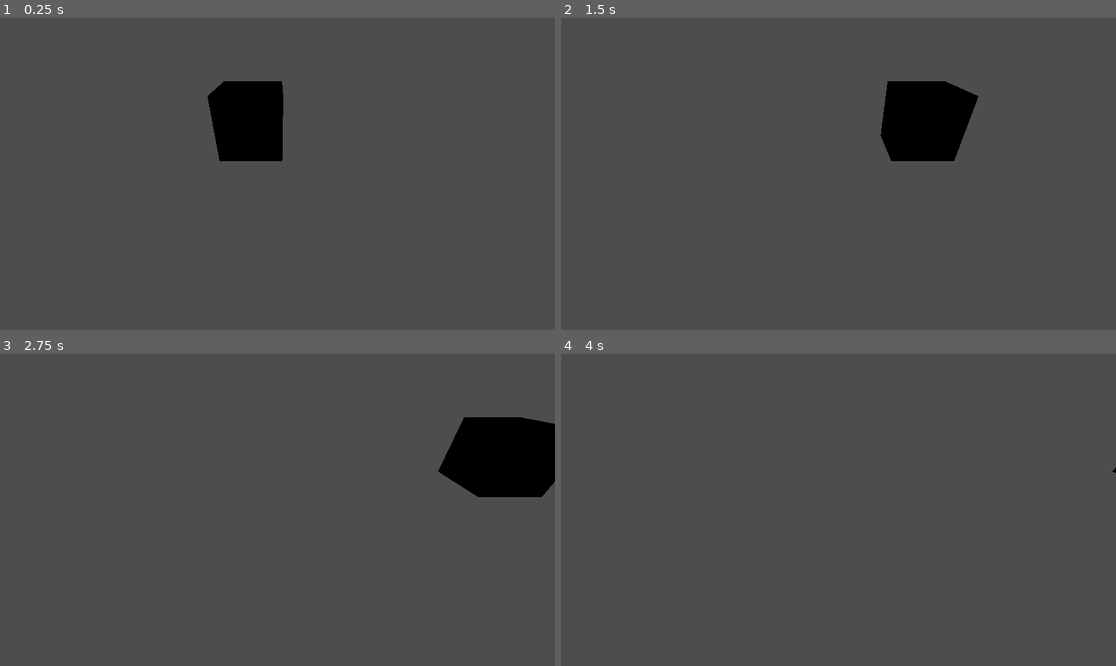
Above: before the commit, frames 1-4 (two rows, left to right).
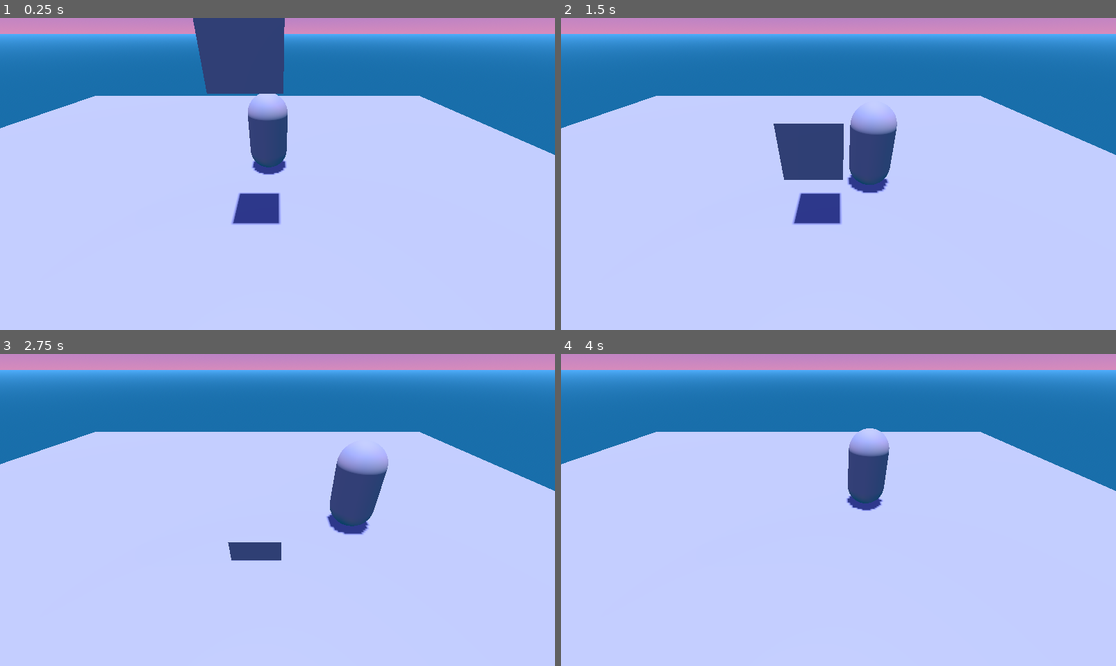
Above: after the commit, the same moments.

Repository: shamotte/rpg-death-jam
Game: Godot game, scene res://scenes/main_scene.tscn
Two runs of this game, one before a commit and one after it. Both use one fixed random seed, a clock stepped at 60 frames per second and the inputs below. Before the commit the project has no main scene; this scene is started directly in both runs.
Inputs:
- Up to frame 1 (0.25 s): no input
- Up to frame 2 (1.5 s): tap Enter at 0.5 s; hold Right (move_right, bound only after the commit) 0.53-1.28 s; tap Space at 0.6, 0.77, 1.07, 1.35 s; hold Down (move_down, bound only after the commit) from 1.28 s (still down)
- Up to frame 3 (2.75 s): tap Space at 1.52, 1.82, 2.1 s; release Down (move_down, bound only after the commit) at 2.03 s; hold Right (move_right, bound only after the commit) from 2.03 s (still down)
- Up to frame 4 (4 s): release Right (move_right, bound only after the commit) at 2.78 s; hold Up (move_up, bound only after the commit) 2.78-3.53 s; tap Space at 2.85, 3.02, 3.32, 3.6, 3.77 s; hold Left (move_left, bound only after the commit) from 3.53 s (still down)

The runs differ from the first frame. In frame 1, 100% of the frame differs, in the area x 0-100%, y 0-100%; in frame 2, 100%; in frame 3, 100%; in frame 4, 100%.

Commit message:
Basic world and player movement

Diff:
--- a/objects/anvil.tscn
+++ b/objects/anvil.tscn
@@ -13,7 +13,7 @@
 
 [node name="Mover" type="Node" parent="."]
 script = ExtResource("1_e7xfx")
-move_direction = Vector3(1, 0, 0)
+move_direction = Vector3(0, -1, 0)
 
 [node name="tickable" type="Node" parent="."]
 script = ExtResource("2_lfar4")
--- /dev/null
+++ b/objects/player/player.gd
@@ -0,0 +1,54 @@
+extends Node3D
+
+var move_tween: Tween
+
+func _input(event):
+	if event.is_action_pressed("move_left"):
+		TimeManager.progres_time(1)
+		if not move_tween:
+			move_tween.kill()
+
+		move_tween = get_tree().create_tween()
+		move_tween.tween_property(self, "global_position", global_position + Vector3(-1, 0, 0), 0.25)
+		move_tween.set_trans(Tween.TRANS_QUINT)
+		move_tween.set_ease(Tween.EASE_OUT_IN)
+
+	if event.is_action_pressed("move_right"):
+		TimeManager.progres_time(1)
+		if move_tween:
+			move_tween.kill()
+
+		move_tween = get_tree().create_tween()
+		move_tween.tween_property(self, "global_position", global_position + Vector3(1, 0, 0), 0.25)
+		move_tween.set_trans(Tween.TRANS_QUINT)
+		move_tween.set_ease(Tween.EASE_OUT_IN)
+
+	if event.is_action_pressed("move_up"):
+		TimeManager.progres_time(1)
+		if move_tween:
+			move_tween.kill()
+
+		move_tween = get_tree().create_tween()
+		move_tween.tween_property(self, "global_position", global_position + Vector3(0, 0, -1), 0.25)
+		move_tween.set_trans(Tween.TRANS_QUINT)
+		move_tween.set_ease(Tween.EASE_OUT_IN)
+
+	if event.is_action_pressed("move_down"):
+		TimeManager.progres_time(1)
+		if move_tween:
+			move_tween.kill()
+
+		move_tween = get_tree().create_tween()
+		move_tween.tween_property(self, "global_position", global_position + Vector3(0, 0, 1), 0.25)
+		move_tween.set_trans(Tween.TRANS_QUINT)
+		move_tween.set_ease(Tween.EASE_OUT_IN)
+
+
+# Called when the node enters the scene tree for the first time.
+func _ready() -> void:
+	pass # Replace with function body.
+
+
+# Called every frame. 'delta' is the elapsed time since the previous frame.
+func _process(delta: float) -> void:
+	pass
--- /dev/null
+++ b/objects/player/player.tscn
@@ -0,0 +1,12 @@
+[gd_scene load_steps=3 format=3 uid="uid://cxo04kudaw137"]
+
+[ext_resource type="Script" path="res://objects/player/player.gd" id="1_82gfj"]
+
+[sub_resource type="CapsuleMesh" id="CapsuleMesh_g4dq6"]
+
+[node name="Player" type="Node3D"]
+script = ExtResource("1_82gfj")
+
+[node name="MeshInstance3D" type="MeshInstance3D" parent="."]
+transform = Transform3D(1, 0, 0, 0, 1, 0, 0, 0, 1, 0, 1, 0)
+mesh = SubResource("CapsuleMesh_g4dq6")
--- a/project.godot
+++ b/project.godot
@@ -11,9 +11,42 @@
 [application]
 
 config/name="rpg-death-jam"
+run/main_scene="res://scenes/main_scene.tscn"
 config/features=PackedStringArray("4.3", "Forward Plus")
 config/icon="res://icon.svg"
 
 [autoload]
 
 TimeManager="*res://scripts/time_manager.gd"
+
+[input]
+
+move_left={
+"deadzone": 0.5,
+"events": [Object(InputEventKey,"resource_local_to_scene":false,"resource_name":"","device":-1,"window_id":0,"alt_pressed":false,"shift_pressed":false,"ctrl_pressed":false,"meta_pressed":false,"pressed":false,"keycode":0,"physical_keycode":4194319,"key_label":0,"unicode":0,"location":0,"echo":false,"script":null)
+, Object(InputEventKey,"resource_local_to_scene":false,"resource_name":"","device":-1,"window_id":0,"alt_pressed":false,"shift_pressed":false,"ctrl_pressed":false,"meta_pressed":false,"pressed":false,"keycode":0,"physical_keycode":65,"key_label":0,"unicode":97,"location":0,"echo":false,"script":null)
+]
+}
+move_right={
+"deadzone": 0.5,
+"events": [Object(InputEventKey,"resource_local_to_scene":false,"resource_name":"","device":-1,"window_id":0,"alt_pressed":false,"shift_pressed":false,"ctrl_pressed":false,"meta_pressed":false,"pressed":false,"keycode":0,"physical_keycode":4194321,"key_label":0,"unicode":0,"location":0,"echo":false,"script":null)
+, Object(InputEventKey,"resource_local_to_scene":false,"resource_name":"","device":-1,"window_id":0,"alt_pressed":false,"shift_pressed":false,"ctrl_pressed":false,"meta_pressed":false,"pressed":false,"keycode":0,"physical_keycode":68,"key_label":0,"unicode":100,"location":0,"echo":false,"script":null)
+]
+}
+move_up={
+"deadzone": 0.5,
+"events": [Object(InputEventKey,"resource_local_to_scene":false,"resource_name":"","device":-1,"window_id":0,"alt_pressed":false,"shift_pressed":false,"ctrl_pressed":false,"meta_pressed":false,"pressed":false,"keycode":0,"physical_keycode":4194320,"key_label":0,"unicode":0,"location":0,"echo":false,"script":null)
+, Object(InputEventKey,"resource_local_to_scene":false,"resource_name":"","device":-1,"window_id":0,"alt_pressed":false,"shift_pressed":false,"ctrl_pressed":false,"meta_pressed":false,"pressed":false,"keycode":0,"physical_keycode":87,"key_label":0,"unicode":119,"location":0,"echo":false,"script":null)
+]
+}
+move_down={
+"deadzone": 0.5,
+"events": [Object(InputEventKey,"resource_local_to_scene":false,"resource_name":"","device":-1,"window_id":0,"alt_pressed":false,"shift_pressed":false,"ctrl_pressed":false,"meta_pressed":false,"pressed":false,"keycode":0,"physical_keycode":4194322,"key_label":0,"unicode":0,"location":0,"echo":false,"script":null)
+, Object(InputEventKey,"resource_local_to_scene":false,"resource_name":"","device":-1,"window_id":0,"alt_pressed":false,"shift_pressed":false,"ctrl_pressed":false,"meta_pressed":false,"pressed":false,"keycode":0,"physical_keycode":83,"key_label":0,"unicode":115,"location":0,"echo":false,"script":null)
+]
+}
+
+[rendering]
+
+renderer/rendering_method="gl_compatibility"
+renderer/rendering_method.mobile="gl_compatibility"
--- a/scenes/main_scene.tscn
+++ b/scenes/main_scene.tscn
@@ -1,13 +1,43 @@
-[gd_scene load_steps=2 format=3 uid="uid://clorfymsvn4ce"]
+[gd_scene load_steps=7 format=3 uid="uid://clorfymsvn4ce"]
 
 [ext_resource type="PackedScene" uid="uid://xeoyjwfjd2s3" path="res://objects/anvil.tscn" id="1_abngx"]
+[ext_resource type="PackedScene" uid="uid://cxo04kudaw137" path="res://objects/player/player.tscn" id="2_6u2a3"]
+
+[sub_resource type="ProceduralSkyMaterial" id="ProceduralSkyMaterial_x8kc5"]
+sky_top_color = Color(0.283913, 0.367826, 0.934389, 1)
+sky_horizon_color = Color(0.841473, 0.544679, 0.735243, 1)
+ground_bottom_color = Color(0.107093, 0.431083, 0.668712, 1)
+ground_horizon_color = Color(0.312391, 0.68262, 0.98893, 1)
+
+[sub_resource type="Sky" id="Sky_nf5yk"]
+sky_material = SubResource("ProceduralSkyMaterial_x8kc5")
+
+[sub_resource type="Environment" id="Environment_g0drt"]
+background_mode = 2
+sky = SubResource("Sky_nf5yk")
+
+[sub_resource type="PlaneMesh" id="PlaneMesh_shxum"]
+size = Vector2(20, 20)
 
 [node name="Node3D" type="Node3D"]
 
 [node name="Node3D" parent="." instance=ExtResource("1_abngx")]
-transform = Transform3D(1, 0, 0, 0, 1, 0, 0, 0, 1, 0.819736, 0, -0.234135)
+transform = Transform3D(1, 0, 0, 0, 1, 0, 0, 0, 1, 0.819736, 3, -0.234135)
 
 [node name="Camera3D" type="Camera3D" parent="."]
-transform = Transform3D(1, 0, 0, 0, 0.823523, 0.567283, 0, -0.567283, 0.823523, 1.24257, 1.17407, 3.04971)
+transform = Transform3D(1, 0, 0, 0, 0.823523, 0.567283, 0, -0.567283, 0.823523, 1.24257, 3.14606, 3.04971)
 
 [node name="GridMap" type="GridMap" parent="."]
+
+[node name="Player" parent="." instance=ExtResource("2_6u2a3")]
+transform = Transform3D(1, 0, 0, 0, 1, 0, 0, 0, 1, 1, 0, -2)
+
+[node name="WorldEnvironment" type="WorldEnvironment" parent="."]
+environment = SubResource("Environment_g0drt")
+
+[node name="Sun" type="DirectionalLight3D" parent="."]
+transform = Transform3D(1, 0, 0, 0, -4.37114e-08, 1, 0, -1, -4.37114e-08, 0, 12.9584, 0)
+shadow_enabled = true
+
+[node name="MeshInstance3D" type="MeshInstance3D" parent="."]
+mesh = SubResource("PlaneMesh_shxum")
--- a/scripts/time_manager.gd
+++ b/scripts/time_manager.gd
@@ -6,7 +6,7 @@
 func _input(event):
 	if event is InputEventKey:
 		if event.keycode == KEY_SPACE:
-			progres_time(1)
+			if false: progres_time(1)
 
 
 func progres_time(time_steps : int):
